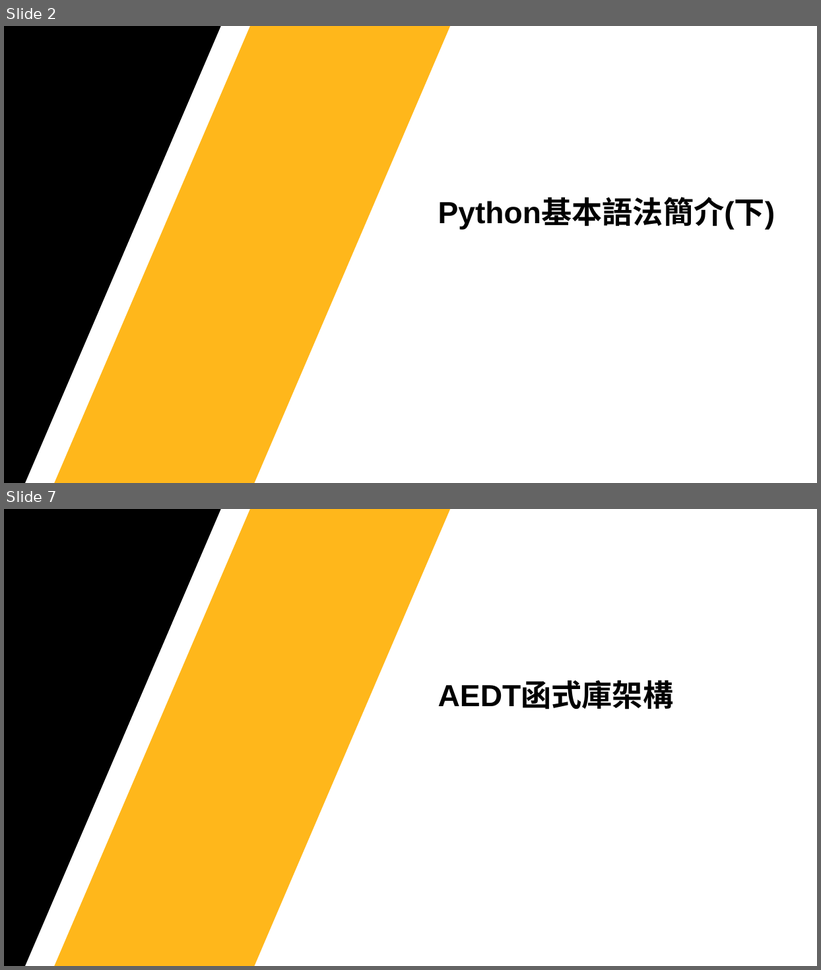
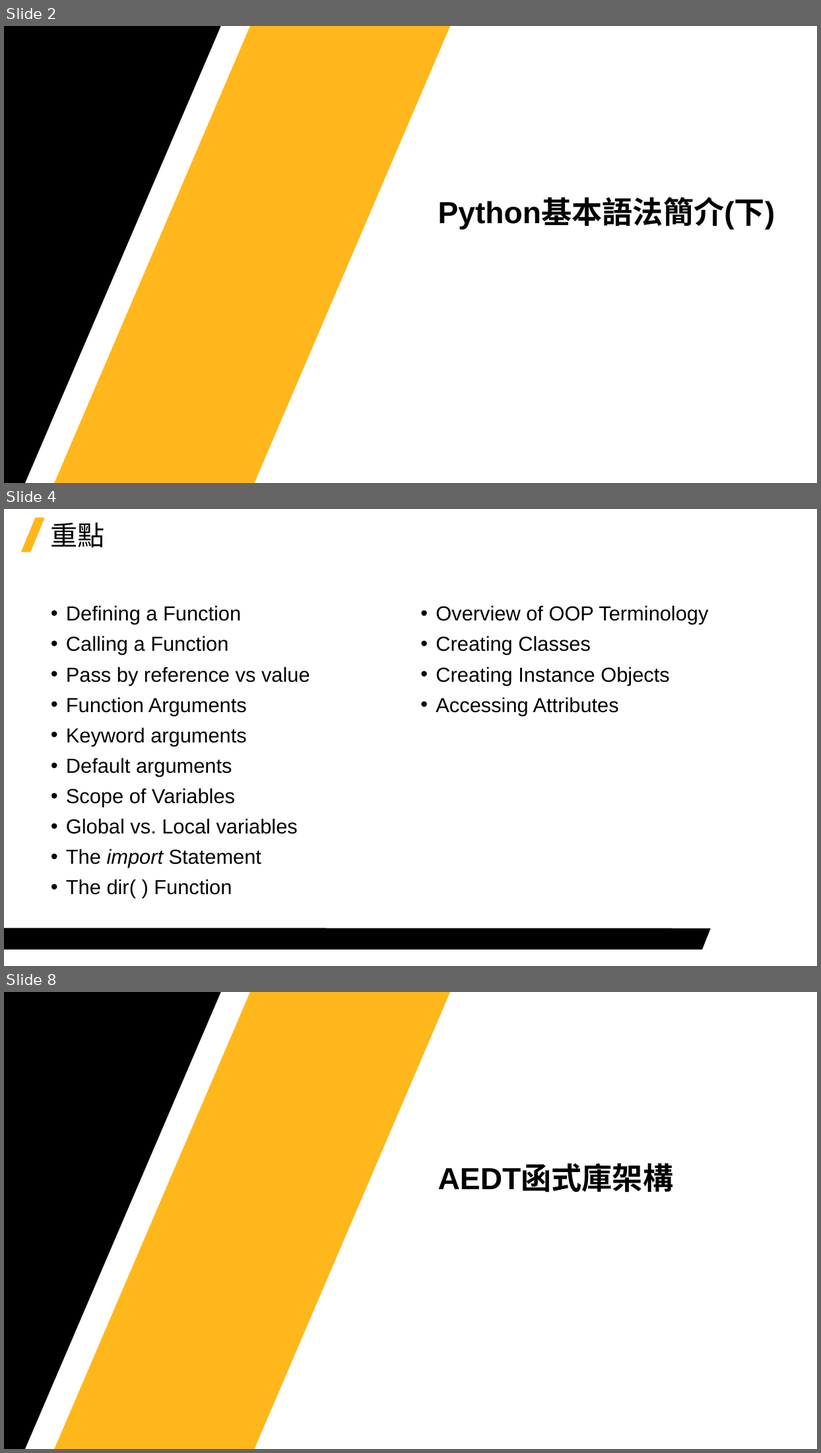
Before and after one commit to Jerrick-cheng/AEDT-Automation-Camp, a slide deck: 上課教材/Week4.pptx. Shown one above the other, each under a label of ours: slides 2 and 7 before the commit, slides 2, 4 and 8 after it; the slides between them are not shown. The pictures are 821x970 and 821x1453 pixels, drawn with LibreOffice and Linux fonts; fonts in the diff are those of the drawing; background and template pictures are left out. Boxes give left, top, right and bottom in pixels: in the first picture for what was removed or moved away, otherwise in the second. Text is boxed around its words. In the diff, an @@ line names an element or a change of style, - is before the commit and + after.

```diff
--- a/上課教材/Week4.pptx
+++ b/上課教材/Week4.pptx
@@ slide 4 added at (x1=4, y1=509, x2=817, y2=966), background #FFFFFF @@
@@ parallelogram added at (x1=21, y1=518, x2=45, y2=552), fill #FFB71B @@
@@ title added at (x1=51, y1=522, x2=105, y2=548), 32 pt, text #000000 @@
+重點
@@ text added at (x1=66, y1=605, x2=708, y2=898), 24 pt, text #000000 @@
+• Defining a Function
+• Calling a Function
+• Pass by reference vs value
+• Function Arguments
+• Keyword arguments
+• Default arguments
+• Scope of Variables
+• Global vs. Local variables
+• The import Statement
+• The dir( ) Function
+• Overview of OOP Terminology
+• Creating Classes
+• Creating Instance Objects
+• Accessing Attributes
@@ freeform shape added at (x1=4, y1=929, x2=711, y2=950), fill #000000 @@
@@ what was slide 7 is now slide 8 @@
```
Also in this commit, not shown: 5 slides changed, 1 other slide added, 5 other files.
